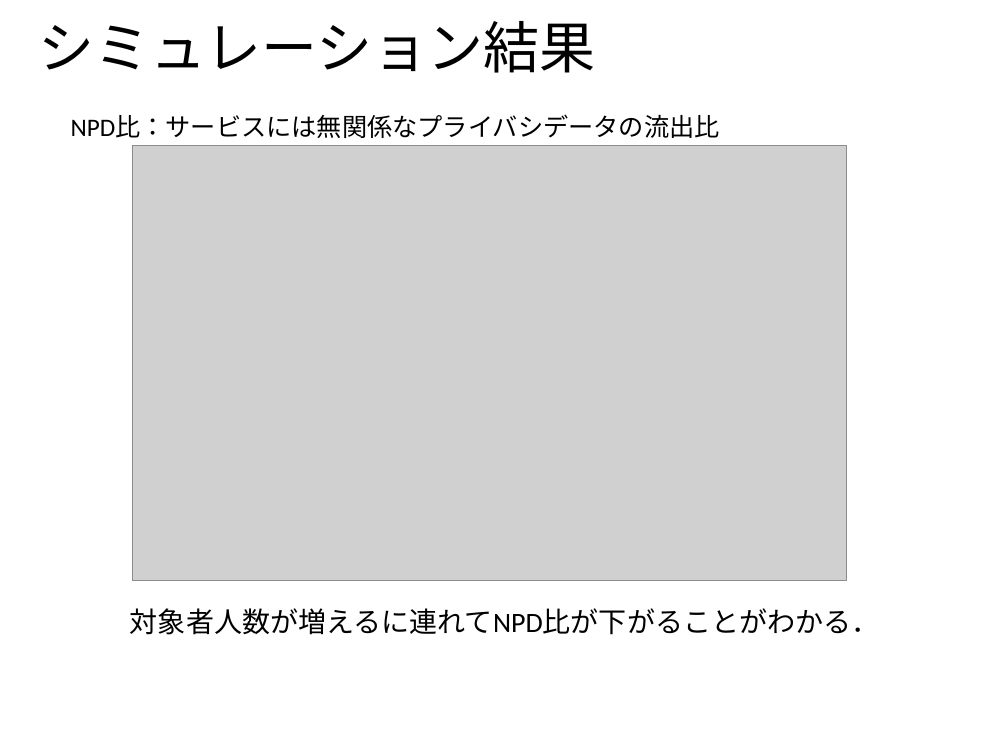
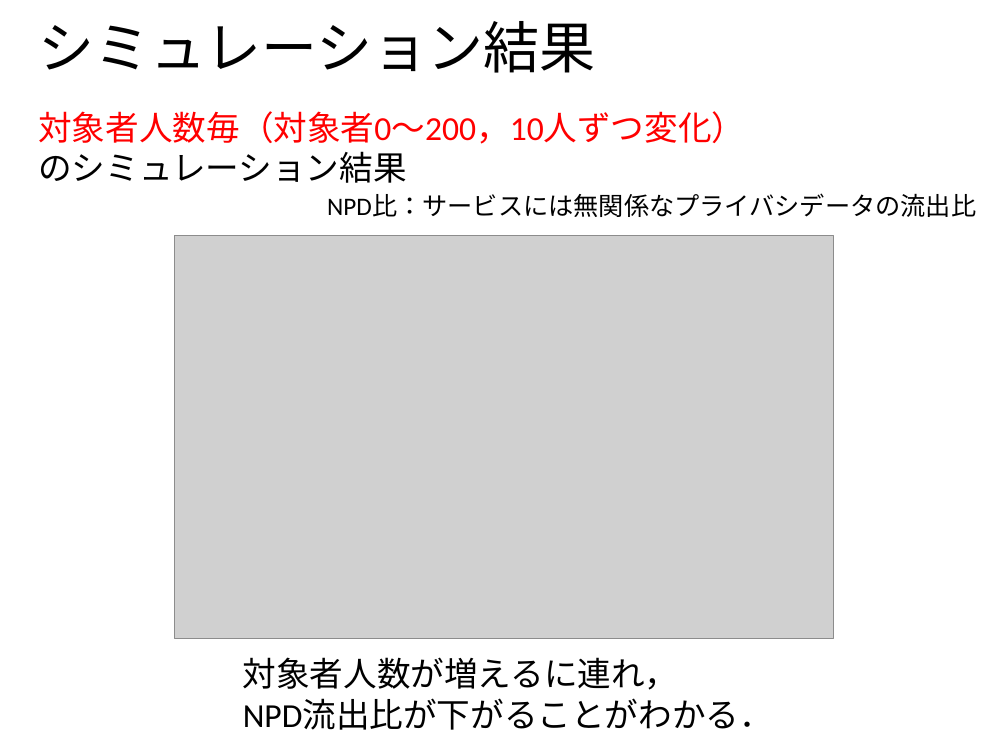
Before and after one commit to ao-megane/LplcOpenDataConverter, a slide deck: slide 23 of LplcOpenDataConverter/LplcOpenDataConverter/プレゼン/多地点カメラを用いた見守りサービスにおける第三者のプライバシデータ流出比の定量評価.pptx. Drawn at 1008x756 pixels with LibreOffice and Linux fonts; fonts in the diff are those of the drawing; grey boxes stand for pictures; background and template pictures are left out. Boxes give left, top, right and bottom in pixels: in the first picture for what was removed or moved away, otherwise in the second. Text is boxed around its words. In the diff, an @@ line names an element or a change of style, - is before the commit and + after.

```diff
--- a/LplcOpenDataConverter/LplcOpenDataConverter/プレゼン/多地点カメラを用いた見守りサービスにおける第三者のプライバシデータ流出比の定量評価.pptx
+++ b/LplcOpenDataConverter/LplcOpenDataConverter/プレゼン/多地点カメラを用いた見守りサービスにおける第三者のプライバシデータ流出比の定量評価.pptx
@@ text added at box(38, 111, 745, 183), 24 pt, text #FF0000 @@
+対象者人数毎（対象者0～200，10人ずつ変化）のシミュレーション結果
@@ text "NPD比：サービスには無関係なプライバシデータの流出比": place and size @@
-text "NPD比：サービスには無関係なプライバシデータの流出比" at box(71, 116, 720, 138)
+text "NPD比：サービスには無関係なプライバシデータの流出比" at box(327, 194, 976, 217)
@@ picture: place and size @@
-picture at box(132, 145, 846, 581)
+picture at box(174, 236, 834, 638)
@@ text at box(243, 657, 773, 730): text changed; size 20 to 24 pt @@
-対象者人数が増えるに連れてNPD比が下がることがわかる．
+対象者人数が増えるに連れ，
+NPD流出比が下がることがわかる．
```
Also in this commit, not shown: 32 other slides changed, 1 slide added, 2 slides removed, 1 other file.
